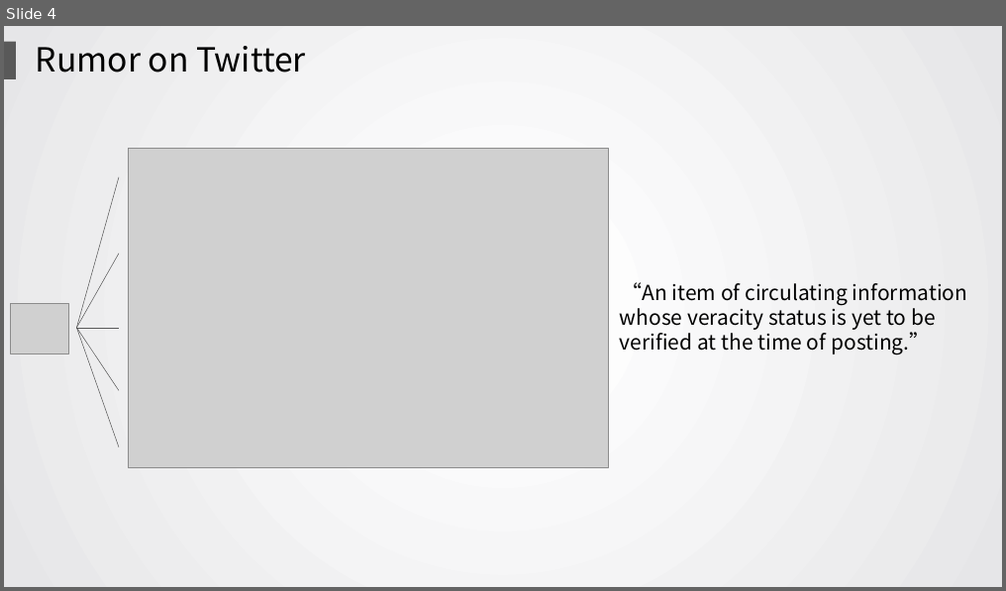
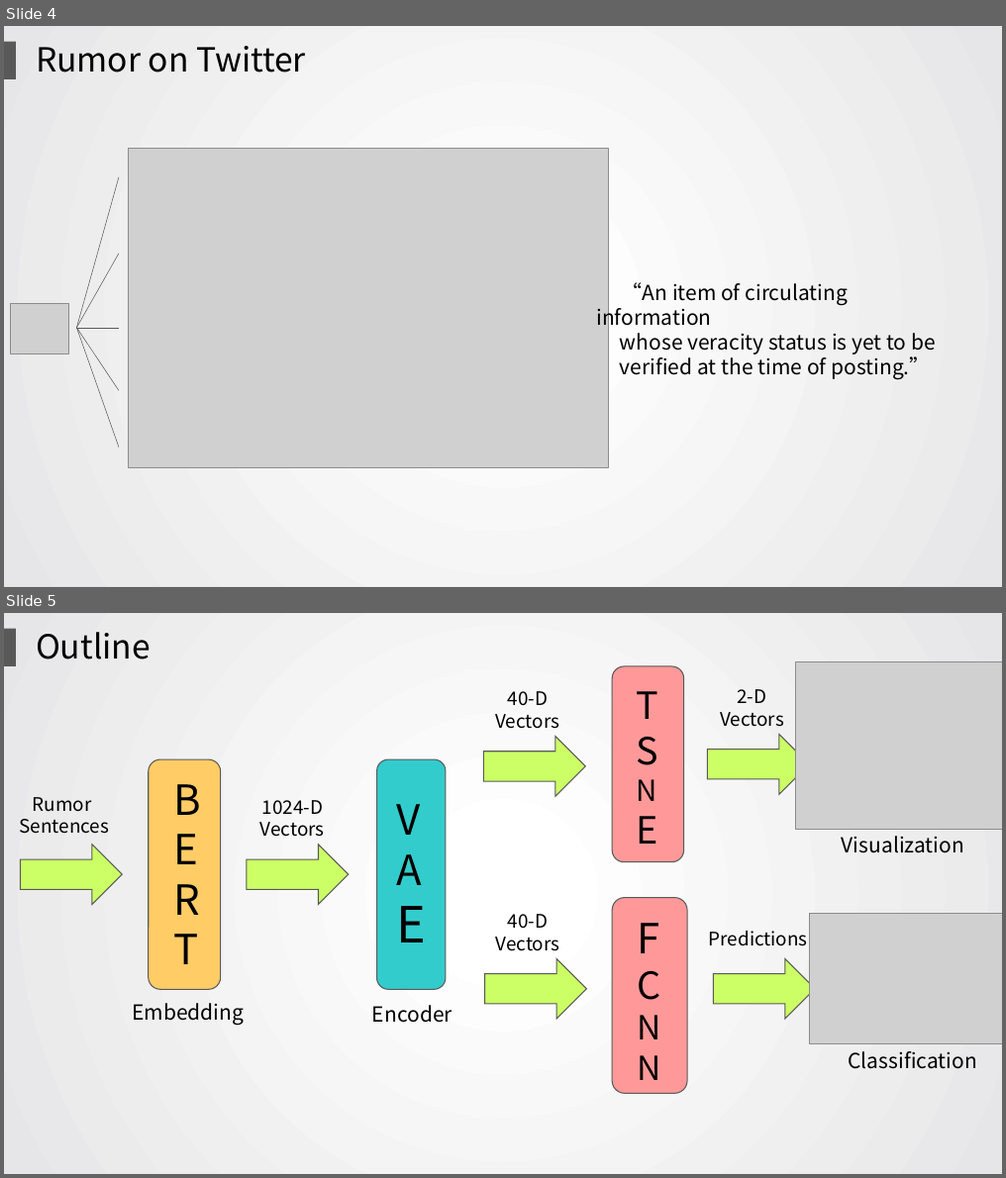
Before and after one commit to wolvestotem/Rumor-Detection, a slide deck: 580presentation.pptx. Shown one above the other, each under a label of ours: slide 4 before the commit, slides 4 and 5 after it. The pictures are 1006x591 and 1006x1178 pixels, drawn with LibreOffice and Linux fonts; fonts in the diff are those of the drawing; grey boxes stand for pictures. Boxes give left, top, right and bottom in pixels: in the first picture for what was removed or moved away, otherwise in the second. Text is boxed around its words. In the diff, an @@ line names an element or a change of style, - is before the commit and + after.

```diff
--- a/580presentation.pptx
+++ b/580presentation.pptx
@@ slide 5 added at (4,613,1002,1174), background gradient #FFFFFF to #E6E6E8 @@
@@ rectangle added at (4,629,16,666), fill #595959 @@
@@ text added at (36,632,151,660), 32 pt, text #000000 @@
+Outline
@@ rounded rectangle added at (612,666,684,862), fill #FF9999, outline #595959 1 pt @@
@@ picture added at (796,662,1002,830) @@
@@ text added at (495,691,559,729), 18 pt, text #000000 @@
+40-D
+Vectors
@@ text added at (636,691,658,844), 36 pt, text #000000 @@
+T
+S
+N
+E
@@ text added at (720,689,784,727), 18 pt, text #000000 @@
+2-D
+Vectors
@@ rounded rectangle added at (149,760,221,989), fill #FFCC66, outline #595959 1 pt @@
@@ rounded rectangle added at (377,760,446,989), fill #33CCCC, outline #595959 1 pt @@
@@ right arrow added at (484,737,586,796), fill #CCFF66, outline #595959 1 pt @@
@@ right arrow added at (708,735,810,794), fill #CCFF66, outline #595959 1 pt @@
@@ text added at (174,784,202,964), 40 pt, text #000000 @@
+B
+E
+R
+T
@@ text added at (20,797,110,834), 18 pt, text #000000 @@
+Rumor
+Sentences
@@ text added at (260,800,325,837), 18 pt, text #000000 @@
+1024-D
+Vectors
@@ text added at (396,804,426,943), 40 pt, text #000000 @@
+V
+A
+E
@@ right arrow added at (21,845,122,904), fill #CCFF66, outline #595959 1 pt @@
@@ right arrow added at (247,845,349,904), fill #CCFF66, outline #595959 1 pt @@
@@ text added at (842,836,964,854), 20 pt, text #000000 @@
+Visualization
@@ rounded rectangle added at (612,897,687,1093), fill #FF9999, outline #595959 1 pt @@
@@ text added at (496,914,560,952), 18 pt, text #000000 @@
+40-D
+Vectors
@@ text added at (638,923,661,1080), 32 pt, text #000000 @@
+F
+C
+N
+N
@@ text added at (709,931,808,947), 18 pt, text #000000 @@
+Predictions
@@ picture added at (810,914,1002,1045) @@
@@ right arrow added at (484,959,586,1019), fill #CCFF66, outline #595959 1 pt @@
@@ right arrow added at (714,959,816,1019), fill #CCFF66, outline #595959 1 pt @@
@@ text added at (132,1003,244,1025), 20 pt, text #000000 @@
+Embedding
@@ text added at (372,1005,452,1023), 20 pt, text #000000 @@
+Encoder
@@ text added at (848,1052,978,1069), 20 pt, text #000000 @@
+Classification
@@ slide 4 changed as well @@
@@ text "“An item of circulating information" rewrapped from (620,282,967,355) to (596,282,936,380) @@
```
Also in this commit, not shown: 15 other slides changed, 4 other slides added, 2 slides removed.
